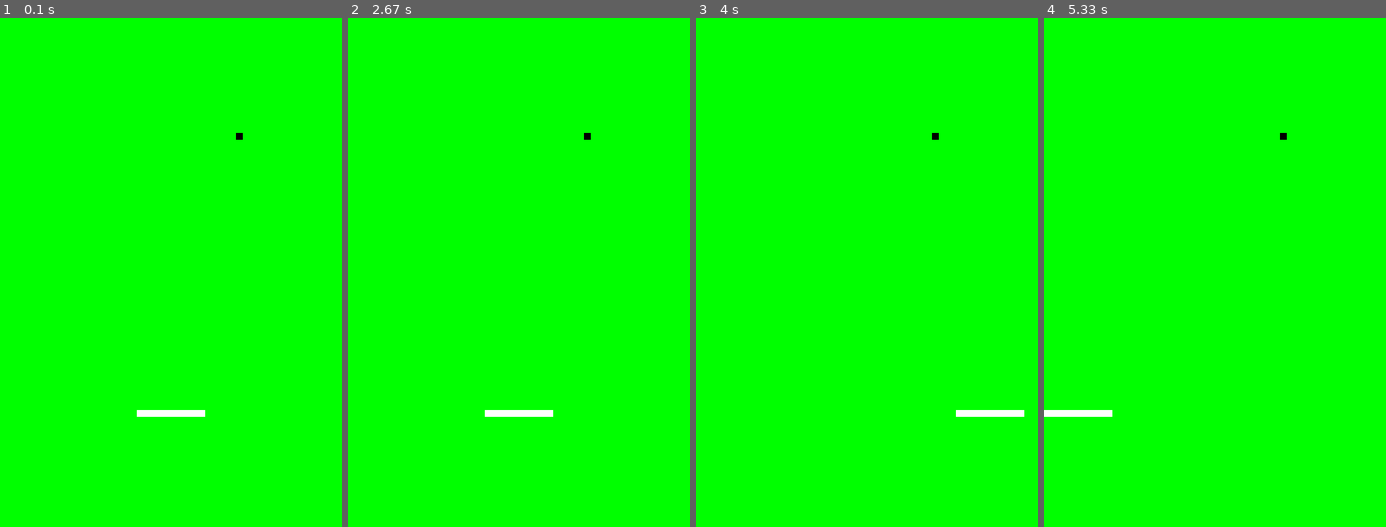
Above: before the commit, frames 1-4 (left to right).
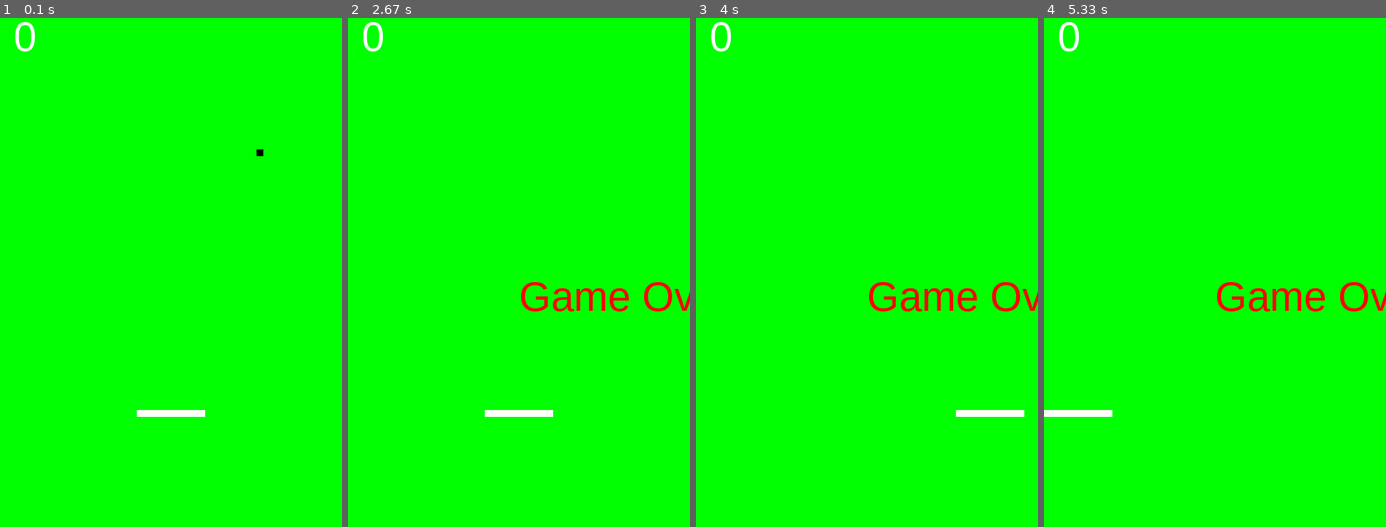
Above: after the commit, the same moments.

Repository: codeartisanacademy/pygame-pongtable
Game: pygame game, started from main.py
Same seed, same stepped clock (60 frames per second), same inputs: the game is played once before the commit and once after it.
Inputs:
- Up to frame 1 (0.1 s): no input
- Up to frame 2 (2.67 s): hold Right 0.33-0.8 s; hold Right 0.83-1.3 s; hold Left 1.33-1.87 s; hold Left 1.9-2.3 s; hold Right from 2.33 s (still down)
- Up to frame 3 (4 s): release Right at 2.97 s; hold Left 3-3.47 s; hold Right 3.5-3.97 s
- Up to frame 4 (5.33 s): hold Right 4-4.47 s; hold Left 4.5-5.03 s; hold Left from 5.07 s (still down)

The runs differ from the first frame. In frame 1, 0.2% of the frame differs, in the area x 4-77%, y 0-28%; in frame 2, 1.1%, in the area x 4-100%, y 0-58%; in frame 3, 1.1%; in frame 4, 1.1%.

Commit message:
add ball bounce etc

Diff:
--- a/main.py
+++ b/main.py
@@ -24,6 +24,8 @@
 sprite_group.add(ball)
 
 clock = pygame.time.Clock()
+font = pygame.font.SysFont("Arial", 60)
+score = 0
 
 running = True
 
@@ -43,7 +45,38 @@
     # screen background color
     screen.fill((0, 255, 0))
 
+    # if the ball hit the right wall
+    if ball.rect.x >= screen.get_width():
+        ball.velocity[0] = -ball.velocity[0]
+
+    # if the ball hit the left wall
+    if ball.rect.x <= 0:
+        ball.velocity[0] = -ball.velocity[0]
+
+    # if the ball hit top wall
+    if ball.rect.y <= 0:
+        ball.velocity[1] = -ball.velocity[1]
+
+    #display the score
+
+    score_text = font.render(str(score), 1, (255, 255, 255))
+    screen.blit(score_text, (20, 20))
+
+    # if the ball hit the bottom
+    if ball.rect.y >= screen.get_height():
+        gameover_text = font.render("Game Over", 1, (255,0,0))
+        screen.blit(gameover_text, (screen.get_width()/2, screen.get_height()/2))
+        ball.stop()
+        print(score)
+
+    if pygame.sprite.collide_mask(ball, paddle):
+        score += 1
+        ball.bounce()
+
+    sprite_group.update()
     sprite_group.draw(screen)
+
+
 
     # display the screen
     pygame.display.flip()
